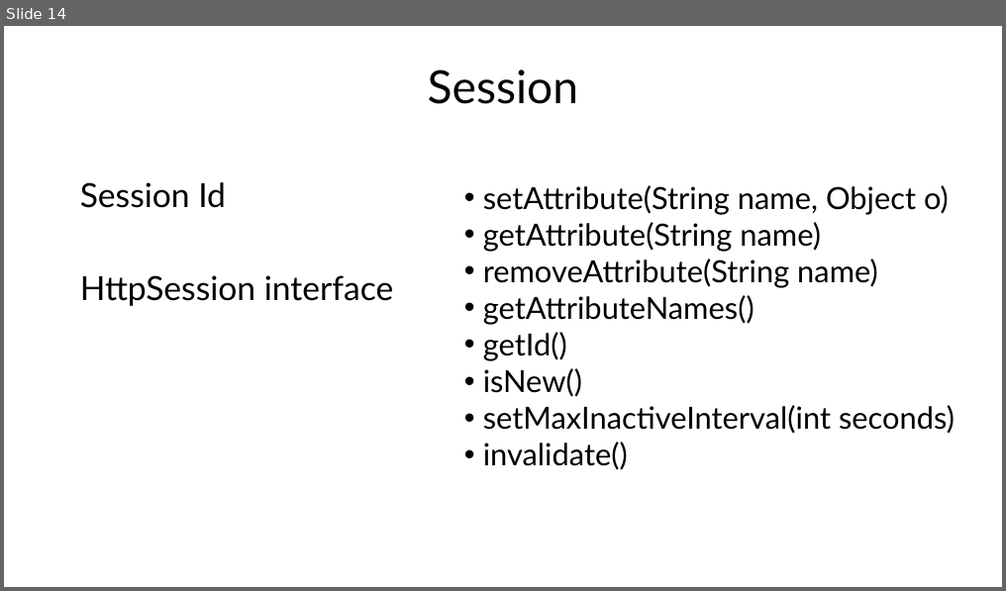
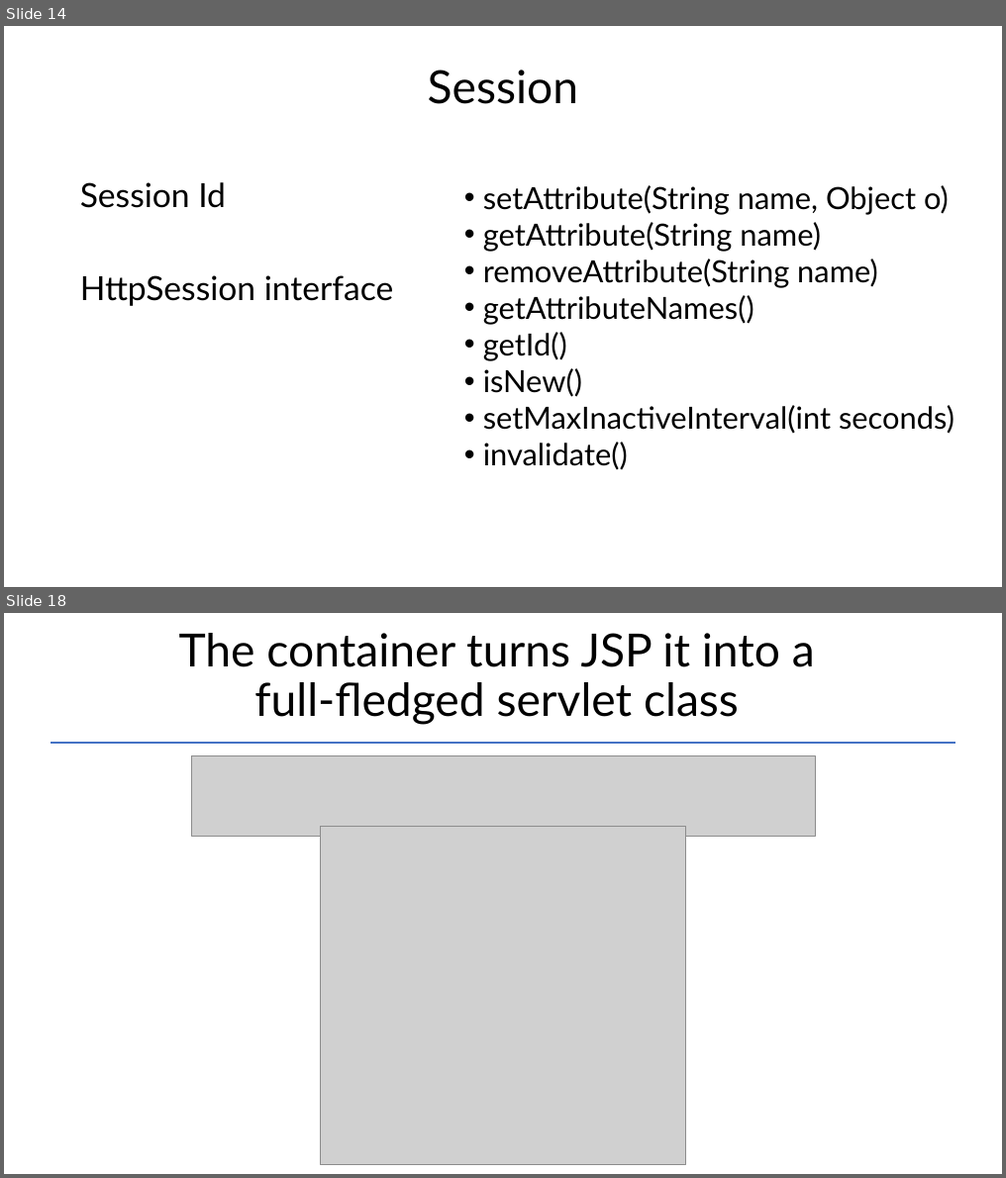
Before and after one commit to Garnik94/Levelup_presentations, a slide deck: Servlet/Servlet_Presentation.pptx. Shown one above the other, each under a label of ours: slide 14 before the commit, slides 14 and 18 after it; the slides between them are not shown. The pictures are 1006x591 and 1006x1178 pixels, drawn with LibreOffice and Linux fonts; fonts in the diff are those of the drawing; grey boxes stand for pictures. Boxes give left, top, right and bottom in pixels: in the first picture for what was removed or moved away, otherwise in the second. Text is boxed around its words. In the diff, an @@ line names an element or a change of style, - is before the commit and + after.

```diff
--- a/Servlet/Servlet_Presentation.pptx
+++ b/Servlet/Servlet_Presentation.pptx
@@ slide 18 added at (4, 613, 1002, 1174), background #FFFFFF @@
@@ title added at (179, 633, 815, 725), 44 pt, text #000000 @@
+The container turns JSP it into a
+full-fledged servlet class
@@ line added from (51, 744) to (955, 744), #4472C4 1.5 pt @@
@@ picture added at (191, 756, 815, 836) @@
@@ picture added at (320, 827, 686, 1164) @@
```
Also in this commit, not shown: 3 slides changed, 5 other slides added, 9 other files.
